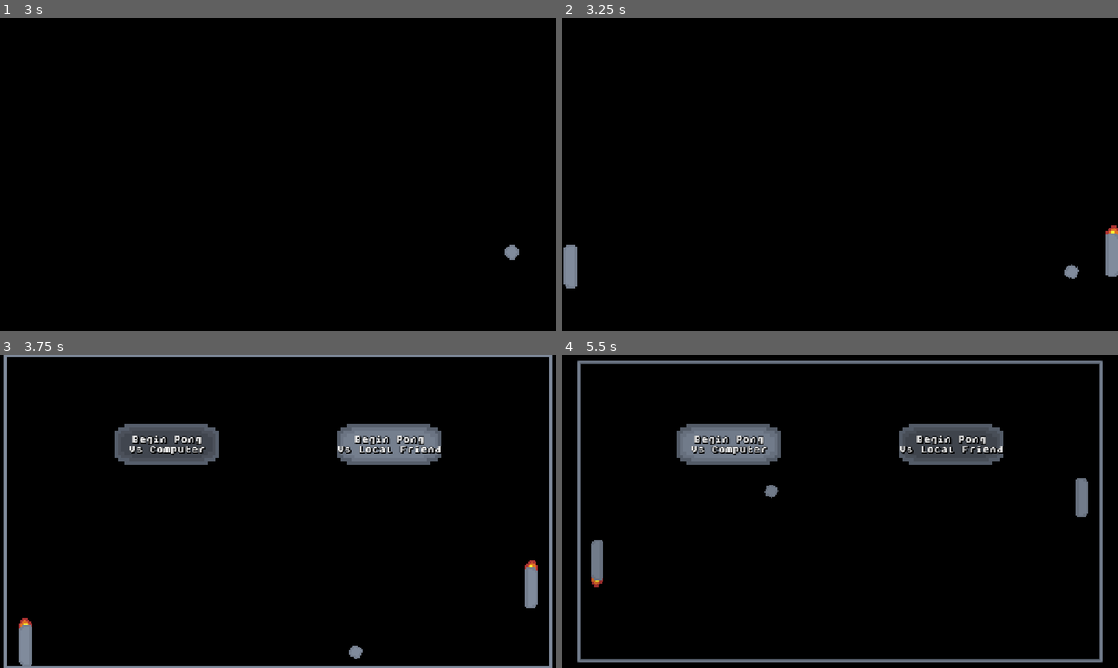
Above: before the commit, frames 1-4 (two rows, left to right).
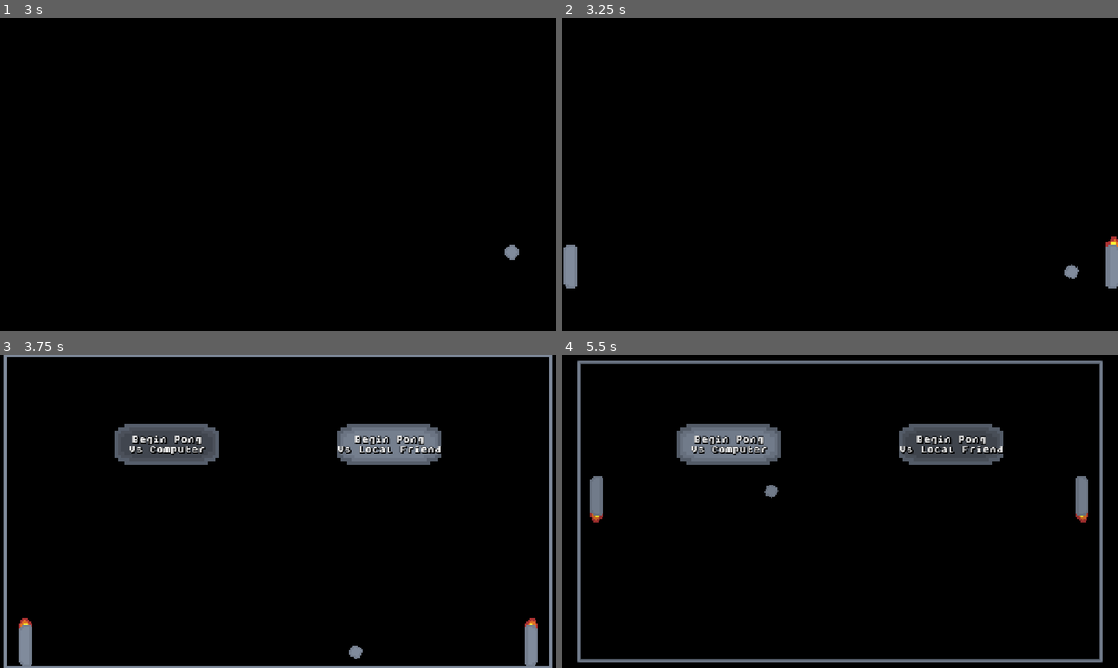
Above: after the commit, the same moments.

Repository: where-fore/pong
Game: Godot game, scene res://scenes/main_menu.tscn
The game is run twice, just before and just after one commit, with the same random seed, the same clock (stepped at 60 frames per second) and the same inputs.
Inputs (mouse positions are in pixels of both pictures, inside the frame that each line leads up to):
- Up to frame 1 (3 s): tap Enter (start_game) at 0.5, 0.6, 1.35, 2.1, 2.85 s; move the mouse to (400, 158) at 0.52 s; hold E (move_up) 0.53-1.28 s; move the mouse to (166, 190) at 1.27 s; hold S (move_down) 1.28-2.03 s; move the mouse to (333, 105) at 2.02 s; hold E (move_up) from 2.03 s (still down); move the mouse to (250, 237) at 2.77 s
- Up to frame 2 (3.25 s): keep holding E (move_up)
- Up to frame 3 (3.75 s): release E (move_up) at 3.5 s; click "Begin Pong Vs Computer" at 3.5 s
- Up to frame 4 (5.5 s): click "Begin Pong Vs Computer" at 4.25 s; click "Begin Pong Vs Local Friend" at 5 s

Frame 1 is identical in both runs. In frame 2, 0.2% of the frame differs, in the area x 97-100%, y 66-87%; in frame 3, 0.7%; in frame 4, 0.7%, in the area x 5-95%, y 38-75%.

Commit message:
bug fix
paddle knockback tween was affecting whole position, not just position:x

Diff:
--- a/project/scenes/main_menu.tscn
+++ b/project/scenes/main_menu.tscn
@@ -17,10 +17,10 @@
 [node name="Scene Fade" parent="." instance=ExtResource("3_tbmy8")]
 
 [node name="Left Paddle" parent="." groups=["AI Paddle", "Paddle"] instance=ExtResource("3_jk1qb")]
-position = Vector2(100, 460)
+position = Vector2(100, 560)
 
 [node name="Right Paddle" parent="." groups=["AI Paddle", "Paddle", "Right Paddle"] instance=ExtResource("3_jk1qb")]
-position = Vector2(1180, 260)
+position = Vector2(1180, 160)
 rotation = -3.1415925
 
 [node name="Ball Spawn" type="Marker2D" parent="."]
--- a/project/scripts/paddle.gd
+++ b/project/scripts/paddle.gd
@@ -55,25 +55,25 @@
 func shake_paddle(ball_speed:float):
 	#these numbers just felt good, no real math
 	#600 is the ball starting speed at time of comment writing though
-	var x_movement = 6 + max(0, (ball_speed-600) / 25)
+	var x_movement = 7 + max(0, (ball_speed-600) / 28)
 
 	#reverse the direction if facing the other way, of course
 	if self.is_in_group("Right Paddle"): x_movement *= -1
 
 	var impact_time = 0.15
-	var original_position = position
-	var target_position = original_position - Vector2(x_movement, 0)
+	var original_position = position.x
+	var target_position = original_position - x_movement
 	var tween = create_tween()
 	tween.set_trans(Tween.TRANS_QUINT)
 	tween.set_ease(Tween.EASE_OUT)
-	tween.tween_property(self, "position", target_position, impact_time)
+	tween.tween_property(self, "position:x", target_position, impact_time)
 	await tween.finished
 
 	#uses collision disable timer, cause that makes sense to me - could use a regular magic number
 	var reset_time = paddle_disabled_on_collision_for - impact_time
 	tween = create_tween()
 	tween.set_trans(Tween.TRANS_LINEAR)
-	tween.tween_property(self, "position", original_position, reset_time)
+	tween.tween_property(self, "position:x", original_position, reset_time)
 
 
 func key_movement():
Not shown, changed: pong to do.txt
